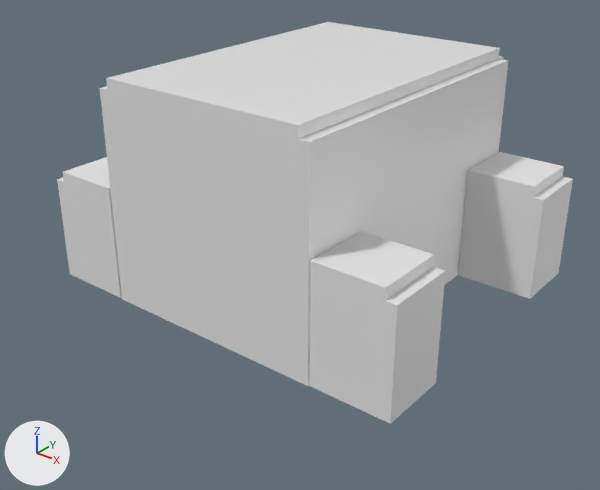
Two versions of the Blender file Blend/079-slowpoke.blend, one commit apart.
Camera for both pictures: a 50 mm camera at (4.41, -5.74, 2.83) aimed at (0.07, -0.32, -0.53). Every picture has the same lights, and +X, +Y and +Z are marked at lower left.

Names of what the first picture shows: 'Body', 'Leg'.
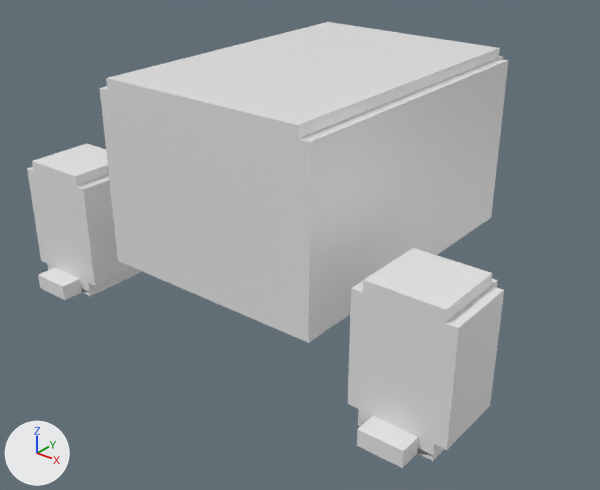
Commit message: front legs

Where the change shows, as pixel boxes (x1, y1, x2, y2) in the pictures (600 x 490 px; the box of a moved part takes in the faces that stretch with it):
'Body', reshaped (12% shorter): before (100, 22, 508, 386); after (100, 22, 508, 343)
'Leg', reshaped, modifiers changed: before (57, 152, 573, 424); after (27, 144, 504, 468)
part 1 of me_cube, moved or reshaped: before (106, 146, 499, 386); after (106, 146, 499, 343)

The change, as a diff of the scene's bpy script:
```diff
--- a/Blend/079-slowpoke.blend.py
+++ b/Blend/079-slowpoke.blend.py
@@ me_cube @@
 me_cube.from_pydata(...)  # 28 vertices, 25 faces; spans x -1.1..0.0, y -1.0..1.07, z -1.0..1.1
 # used by ob_body; location = (0.0, 0.0, 0.0); scale = (1.0, 1.5, 1.0)
+# me_cube part 1: all 12 vertices in x -1.1..0.0, y -1.0..1.07, z -1.0 are moved by (0.0, 0.0, 0.4)
 me_cube.materials.append(mat_material)
@@ me_cube_001 @@
 # used by ob_leg; location = (0.0, 0.0, 0.0)
-me_cube_001.from_pydata(...)  # 20 vertices, 18 faces; spans x -1.865..-1.115, y -1.505..-0.855, z -0.987..0.106
+me_cube_001.from_pydata(...)  # 44 vertices, 42 faces; spans x -2.332..-1.482, y -1.705..-0.755, z -1.137..0.106
+# me_cube_001 part 2: the whole mesh is rebuilt
@@ ob_leg @@
 _m = ob_leg.modifiers.new('Mirror', 'MIRROR')
-_m.use_axis = (True, True, False)
```
